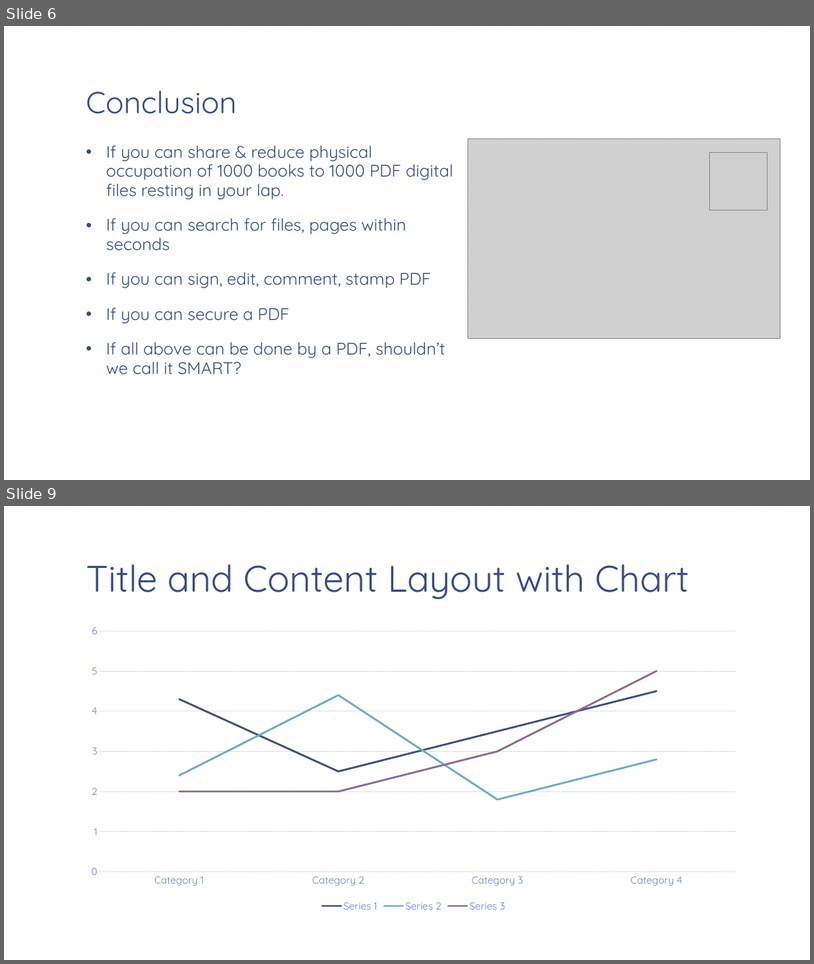
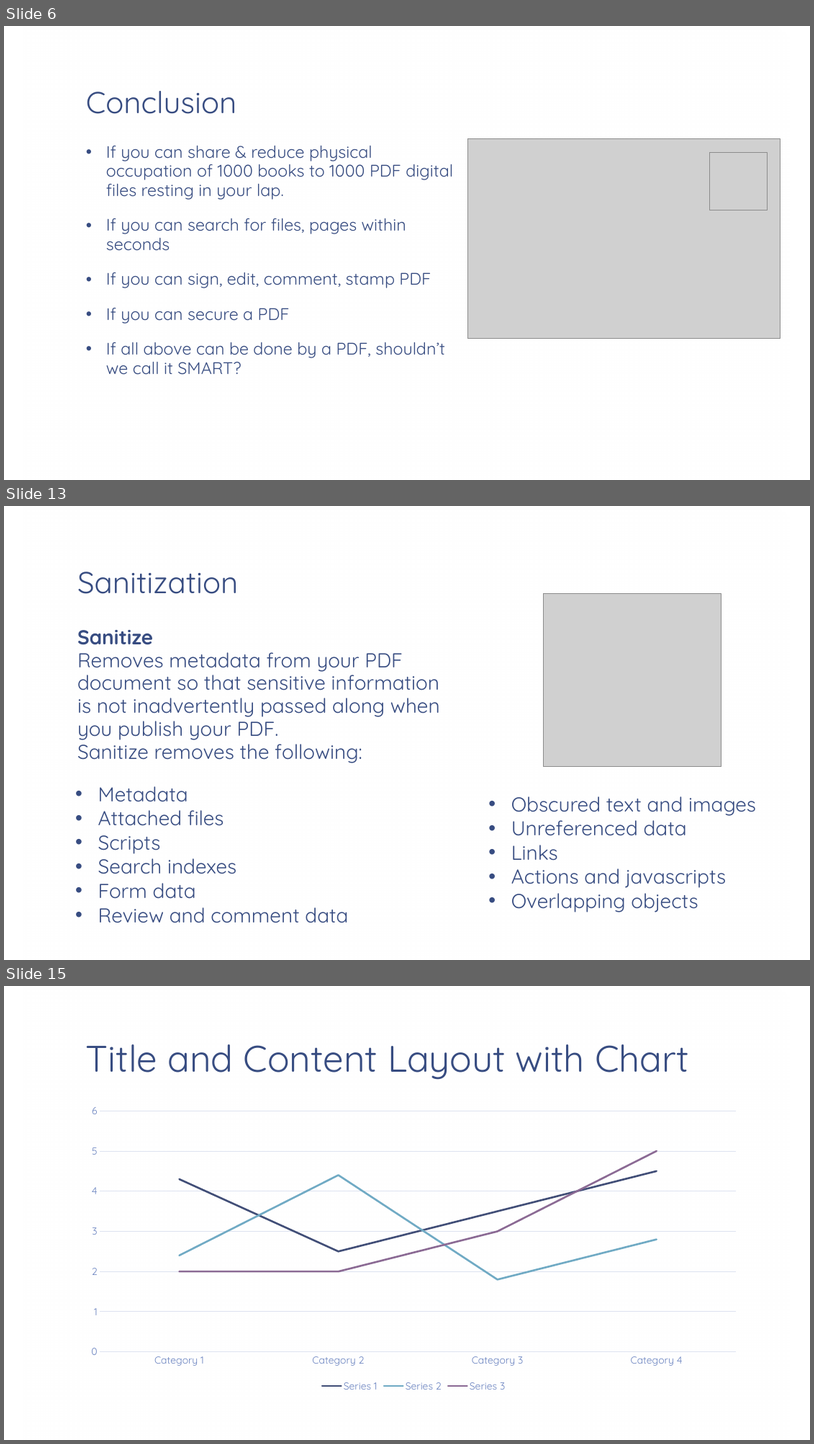
Before and after one commit to cfclick/CFSummit2016, a slide deck: powerpoint/SmartPDF/Don't Just PDF.pptx. Shown one above the other, each under a label of ours: slides 6 and 9 before the commit, slides 6, 13 and 15 after it; the slides between them are not shown. The pictures are 814x964 and 814x1444 pixels, drawn with LibreOffice and Linux fonts; fonts in the diff are those of the drawing; grey boxes stand for pictures; background and template pictures are left out. Boxes give left, top, right and bottom in pixels: in the first picture for what was removed or moved away, otherwise in the second. Text is boxed around its words. In the diff, an @@ line names an element or a change of style, - is before the commit and + after.

```diff
--- a/powerpoint/SmartPDF/Don't Just PDF.pptx
+++ b/powerpoint/SmartPDF/Don't Just PDF.pptx
@@ slide 13 added at (x1=4, y1=506, x2=810, y2=960), background picture (left out); not listed: 1 template element that a slide beside it also shows @@
@@ title added at (x1=77, y1=572, x2=238, y2=594), 36 pt, text #374C81 @@
+Sanitization
@@ picture added at (x1=543, y1=594, x2=722, y2=767) @@
@@ text added at (x1=77, y1=630, x2=440, y2=763), 24 pt, text #374C81 @@
+Sanitize
+Removes metadata from your PDF
+document so that sensitive information
+is not inadvertently passed along when
+you publish your PDF.
+Sanitize removes the following:
@@ text added at (x1=98, y1=786, x2=348, y2=923), 24 pt, text #374C81 @@
+• Metadata
+• Attached files
+• Scripts
+• Search indexes
+• Form data
+• Review and comment data
@@ text added at (x1=512, y1=796, x2=756, y2=912), 24 pt, text #374C81 @@
+• Obscured text and images
+• Unreferenced data
+• Links
+• Actions and javascripts
+• Overlapping objects
@@ what was slide 9 is now slide 15 @@
```
Also in this commit, not shown: 2 slides changed, 6 other slides added, 1 slide removed, 1 other file.
